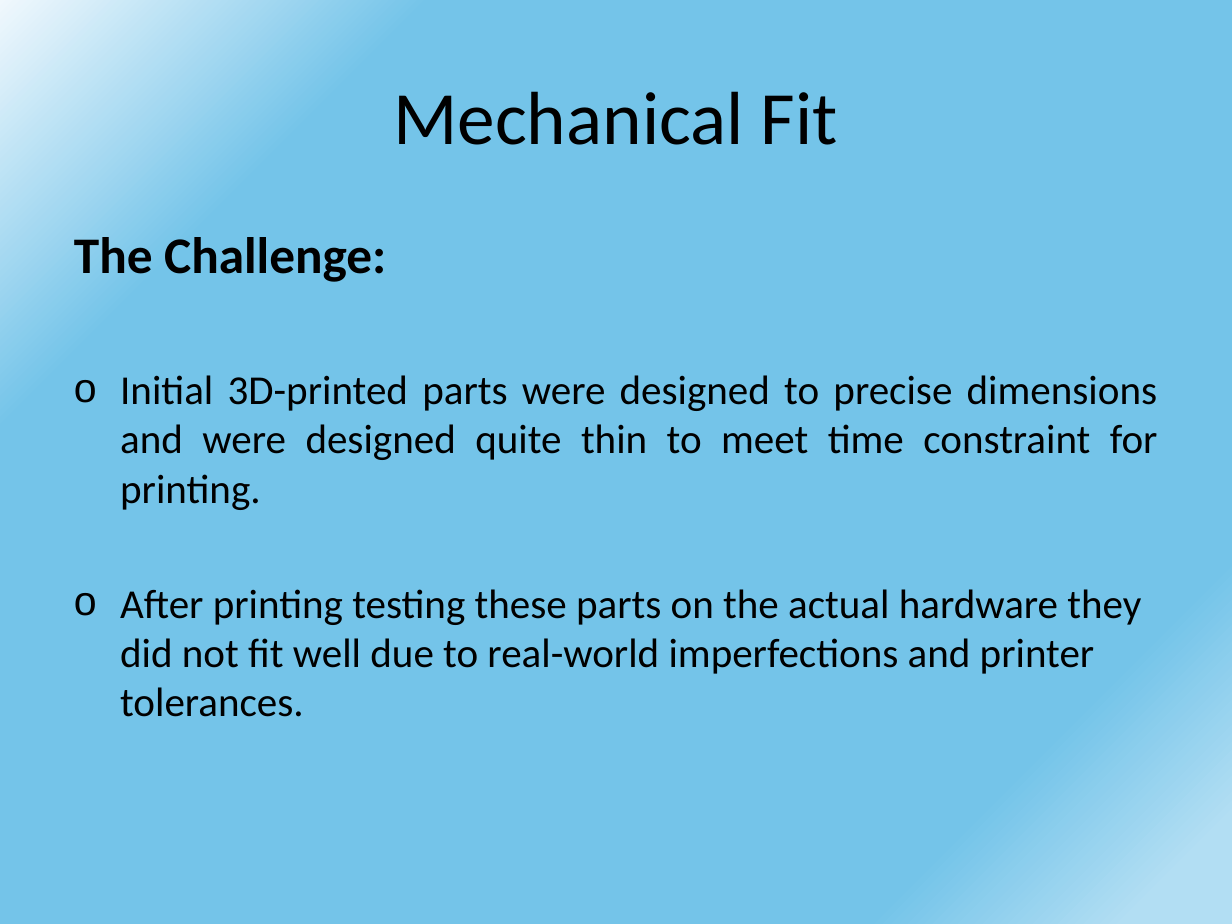
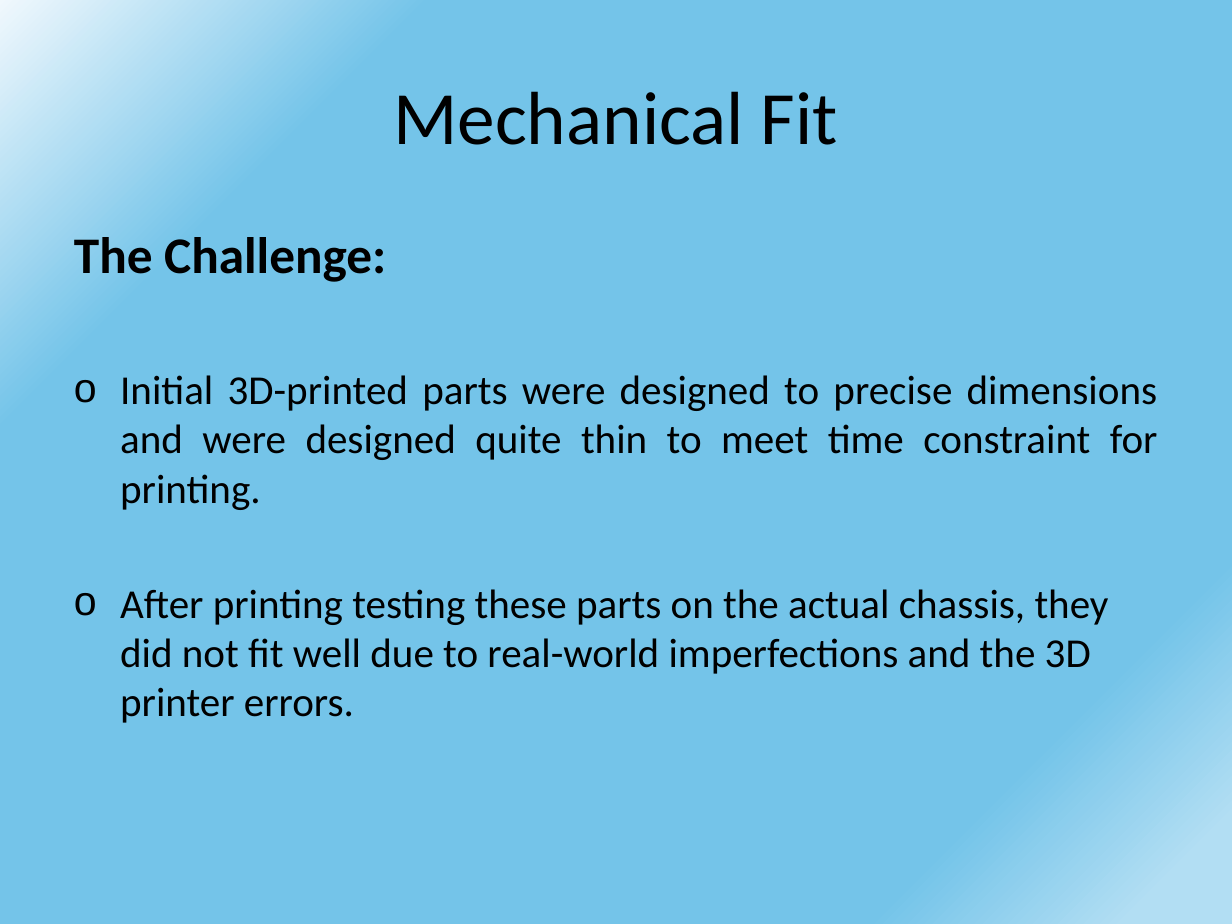
Before and after one commit to DariaShushkova/Autonomous_vehicle_prototype, a slide deck: slide 11 of Presentation.pptx. Drawn at 1232x924 pixels with LibreOffice and Linux fonts; fonts in the diff are those of the drawing. Boxes give left, top, right and bottom in pixels: in the first picture for what was removed or moved away, otherwise in the second. Text is boxed around its words. In the diff, an @@ line names an element or a change of style, - is before the commit and + after.

```diff
--- a/Presentation.pptx
+++ b/Presentation.pptx
@@ text at box(120, 589, 1109, 723): text changed @@
-o After printing testing these parts on the actual hardware they did not fit well due to real-world imperfections and printer tolerances.
+o After printing testing these parts on the actual chassis, they did not fit well due to real-world imperfections and the 3D printer errors.
```
Also in this commit, not shown: 5 other slides changed.
